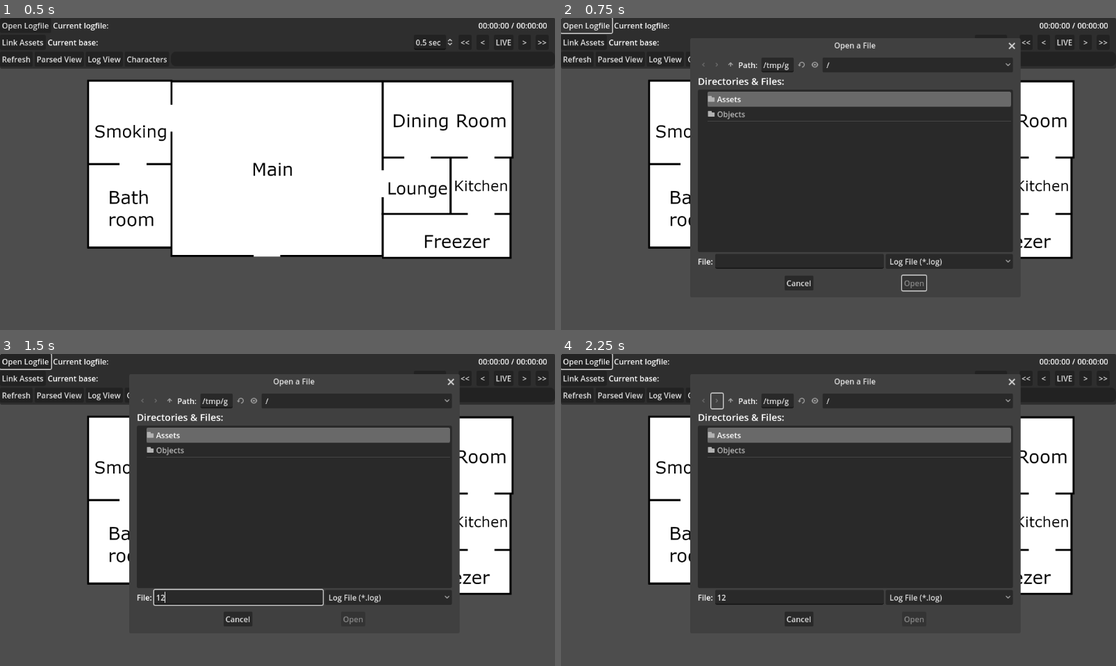
Above: before the commit, frames 1-4 (two rows, left to right).
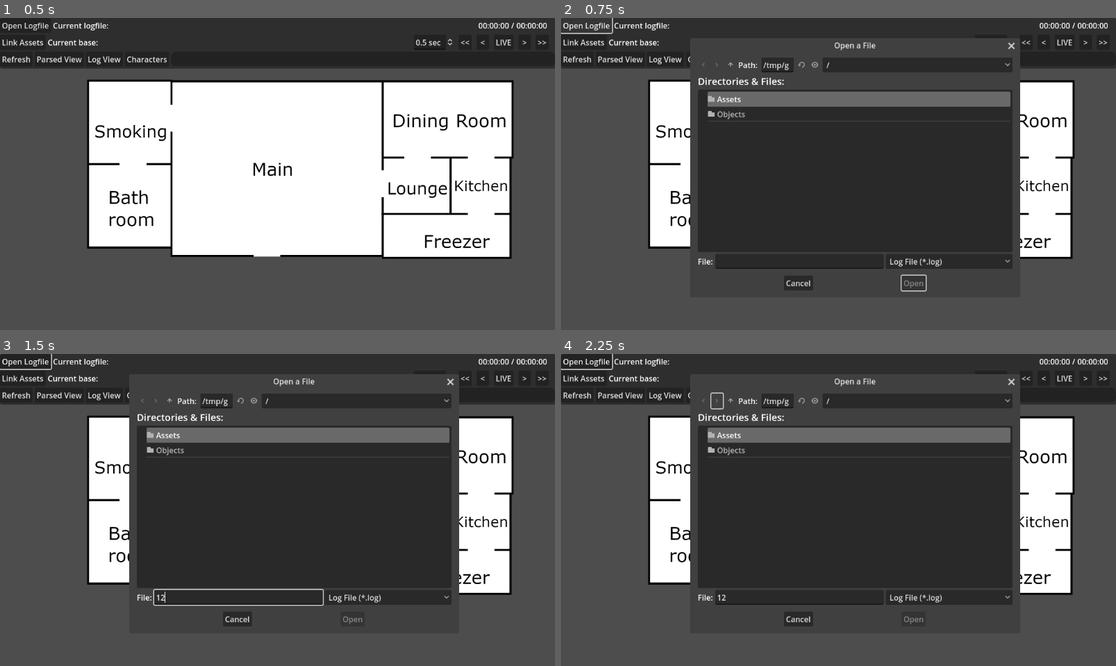
Above: after the commit, the same moments.

Repository: Crystalwarrior/AO2-LogReader
Game: Godot game, scene res://view.tscn
The game is run twice, just before and just after one commit, with the same random seed, the same clock (stepped at 60 frames per second) and the same inputs.
Inputs (mouse positions are in pixels of both pictures, inside the frame that each line leads up to):
- Up to frame 1 (0.5 s): no input
- Up to frame 2 (0.75 s): click "Open Logfile" at 0.5 s
- Up to frame 3 (1.5 s): click (238, 597) at 1.27 s; type "12" at 1.35 s
- Up to frame 4 (2.25 s): click (716, 400) at 2 s

Frame 1 is identical in both runs. In frame 2, 0.2% of the frame differs, in the area x 40-83%, y 7-88%; in frame 3, 0.2%; in frame 4, 0.2%.

Commit message:
change the Characters panel position to the one that makes more sense

Diff:
--- a/main_window.tscn
+++ b/main_window.tscn
@@ -251,12 +251,10 @@
 visible = false
 layout_mode = 1
 anchors_preset = -1
-anchor_left = 0.494
-anchor_right = 0.494
-offset_left = -164.088
-offset_top = 101.0
-offset_right = 164.912
-offset_bottom = 163.0
+anchor_bottom = 1.0
+offset_top = 105.0
+offset_right = 355.0
+grow_vertical = 2
 
 [node name="CharacterList" type="HFlowContainer" parent="Characters"]
 unique_name_in_owner = true
